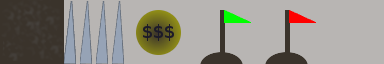
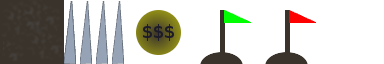
The second 384 × 64 image is a revision of the first. Changes to its layers:
hid "Background" over [64, 0, 384, 64]
